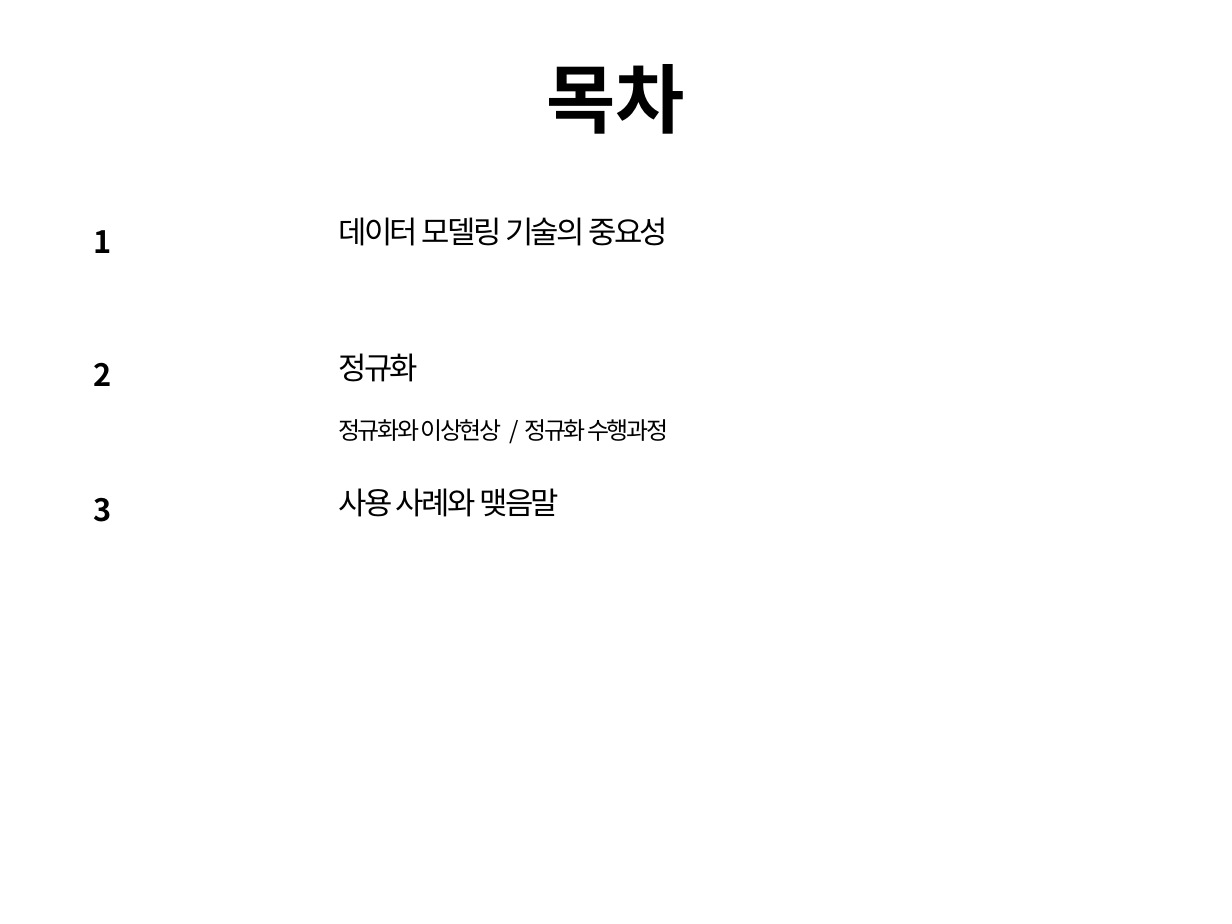
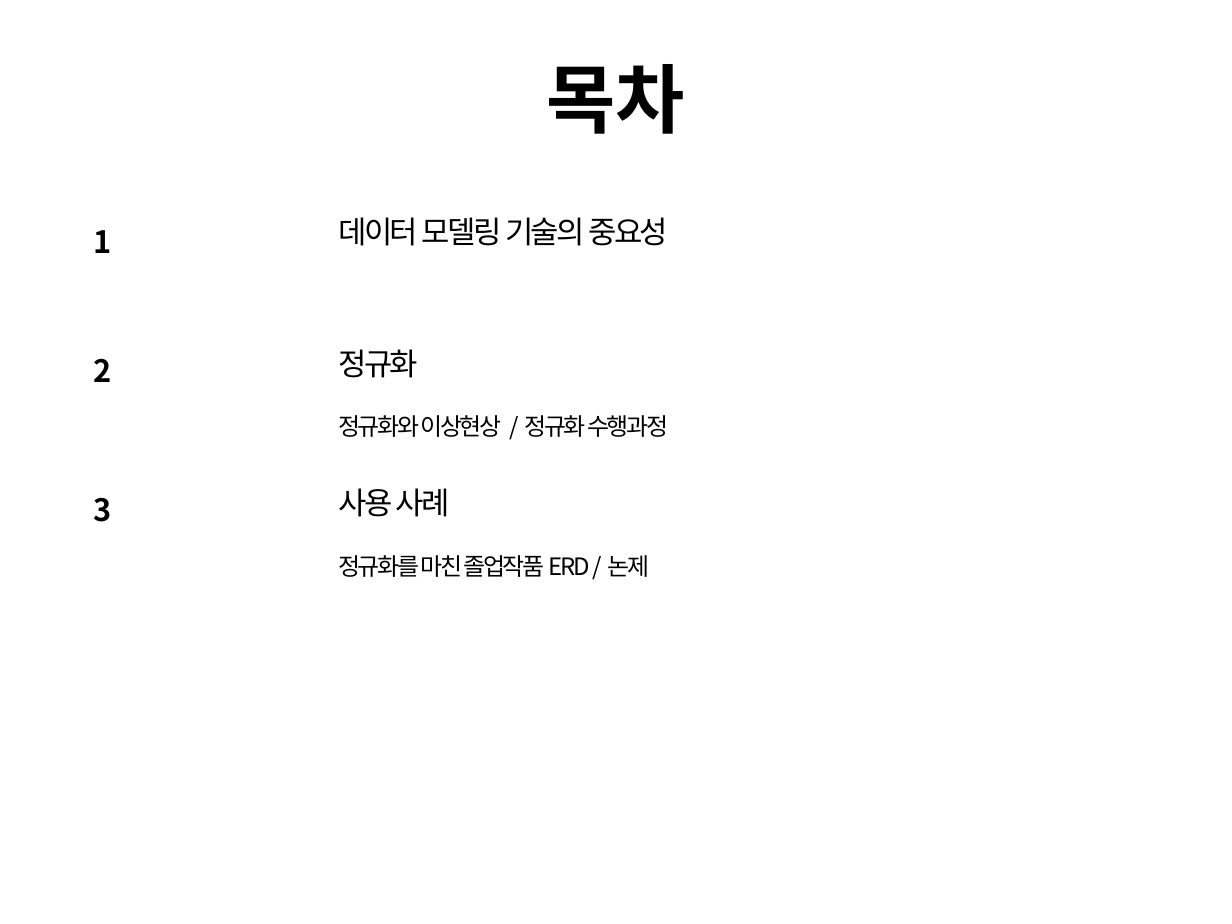
Before and after one commit to cs-study-org/cs-study, a slide deck: slide 2 of 21/yongki/TableDesign&Relations.pptx. Drawn at 1232x924 pixels with LibreOffice and Linux fonts; fonts in the diff are those of the drawing. Boxes give left, top, right and bottom in pixels: in the first picture for what was removed or moved away, otherwise in the second. Text is boxed around its words. In the diff, an @@ line names an element or a change of style, - is before the commit and + after.

```diff
--- a/21/yongki/TableDesign&Relations.pptx
+++ b/21/yongki/TableDesign&Relations.pptx
@@ 3 texts: place and size @@
-3 texts at (94, 353, 668, 441)
+3 texts at (94, 349, 668, 437)
@@ text at (338, 488, 450, 517): text changed @@
-사용 사례와 맺음말
+사용 사례
@@ text added at (338, 555, 650, 577), 14 pt, text #000000 @@
+정규화를 마친 졸업작품 ERD / 논제
```
Also in this commit, not shown: 3 other slides changed, 1 slide added, 2 slides removed, 1 other file.
